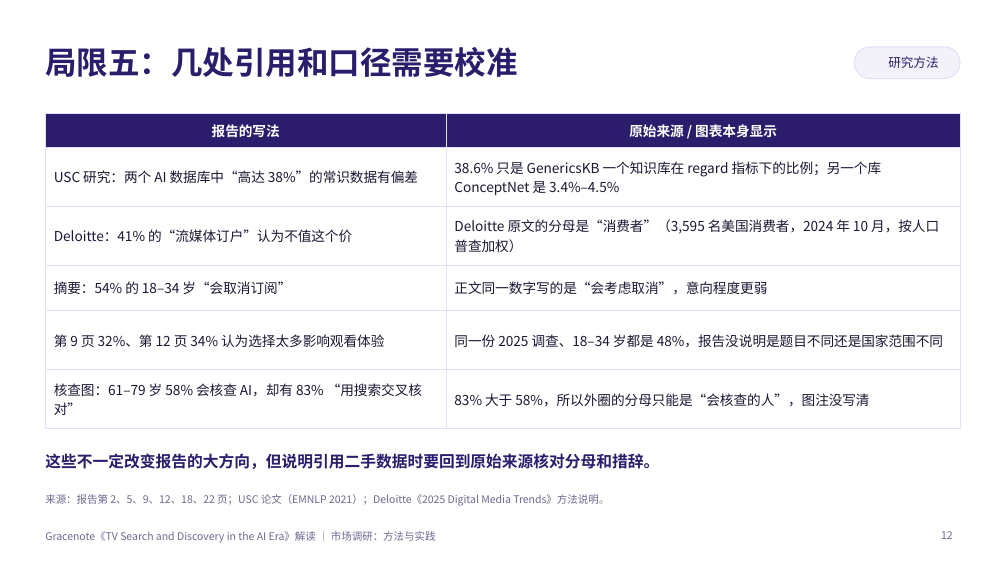
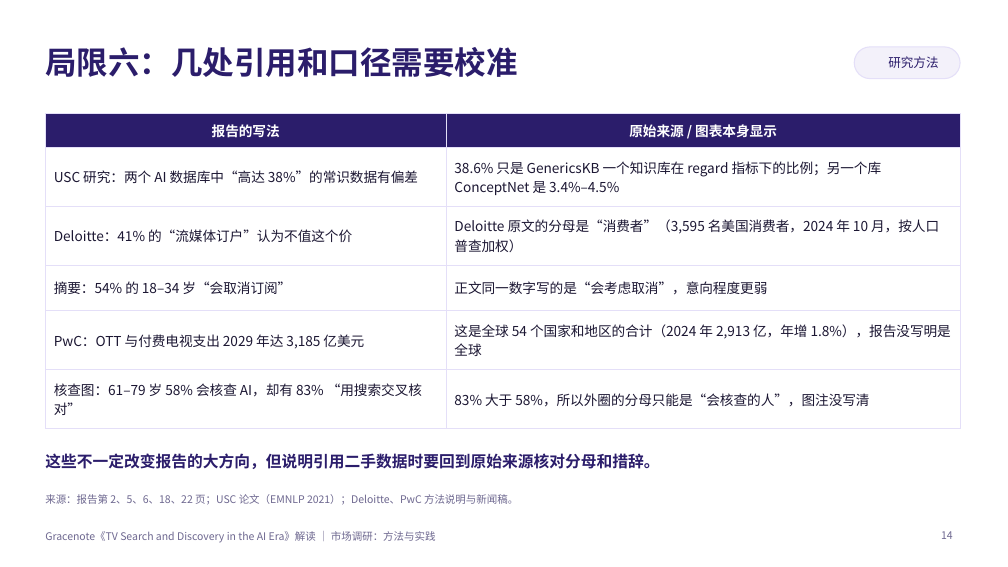
Before and after one commit to jayleo113/ppt, a slide deck: slide 14 of Gracenote_AI报告解读_课堂分享.pptx (slide 12 before the commit). Drawn at 1008x567 pixels with LibreOffice and Linux fonts; fonts in the diff are those of the drawing; background and template pictures are left out. Boxes give left, top, right and bottom in pixels: in the first picture for what was removed or moved away, otherwise in the second. Text is boxed around its words. In the diff, an @@ line names an element or a change of style, - is before the commit and + after.

```diff
--- a/Gracenote_AI报告解读_课堂分享.pptx
+++ b/Gracenote_AI报告解读_课堂分享.pptx
@@ title at (45, 47, 517, 77): text changed @@
-局限五：几处引用和口径需要校准
+局限六：几处引用和口径需要校准
@@ table at (45, 113, 960, 419) @@
-row 5, column 1: 第 9 页 32%、第 12 页 34% 认为选择太多影响观看体验
+row 5, column 1: PwC：OTT 与付费电视支出 2029 年达 3,185 亿美元
-row 5, column 2: 同一份 2025 调查、18–34 岁都是 48%，报告没说明是题目不同还是国家范围不同
+row 5, column 2: 这是全球 54 个国家和地区的合计（2024 年 2,913 亿，年增 1.8%），报告没写明是全球
@@ text at (45, 494, 518, 505): text changed @@
-来源：报告第 2、5、9、12、18、22 页；USC 论文（EMNLP 2021）；Deloitte《2025 Digital Media Trends》方法说明。
+来源：报告第 2、5、6、18、22 页；USC 论文（EMNLP 2021）；Deloitte、PwC 方法说明与新闻稿。
@@ page number at (941, 531, 953, 539): text changed @@
-12
+14
```
Also in this commit, not shown: 10 other slides changed, 2 slides added, 3 other files.
